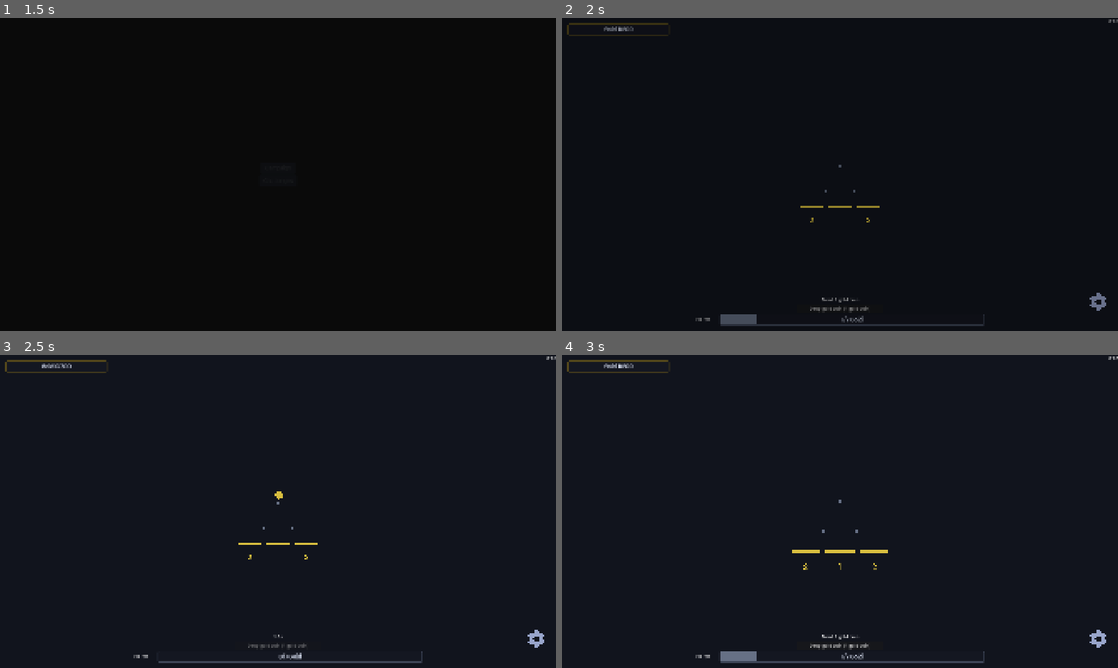
Above: before the commit, frames 1-4 (two rows, left to right).
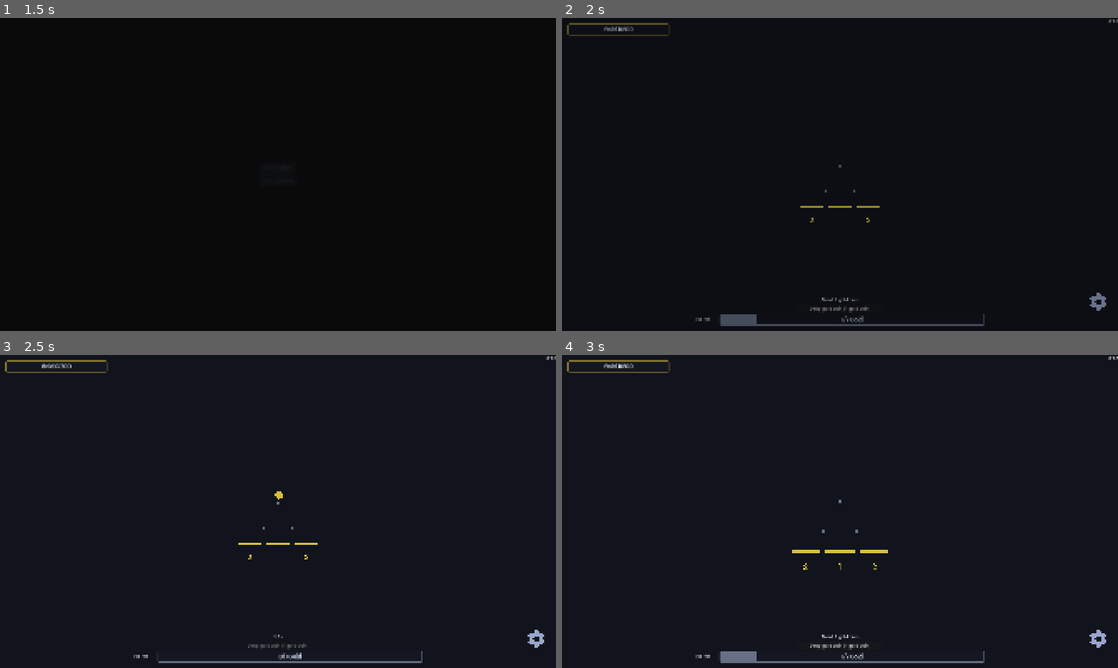
Above: after the commit, the same moments.

Repository: kjbrown-sandbox/pleenko
Game: Godot game, scene res://entities/main_menu/main_menu.tscn
Same seed, same stepped clock (60 frames per second), same inputs: the game is played once before the commit and once after it.
Inputs (mouse positions are in pixels of both pictures, inside the frame that each line leads up to):
- Up to frame 1 (1.5 s): click "Campaign" at 0.5 s; click "Campaign" at 1.25 s
- Up to frame 2 (2 s): no input
- Up to frame 3 (2.5 s): tap Enter at 2 s; move the mouse to (400, 495) at 2.02 s; hold Right (board_right) from 2.03 s (still down); hold Space (drop_coin) from 2.03 s (still down); click (400, 495) at 2.17 s
- Up to frame 4 (3 s): tap R (reset_game) at 2.75 s; move the mouse to (728, 527) at 2.77 s; release Right (board_right) at 2.78 s; release Space (drop_coin) at 2.78 s; hold Left (board_left) from 2.78 s (still down); tap 1 (drop_unrefined) at 2.85 s

Frame 1 is identical in both runs. In frame 2, 0.4% of the frame differs, in the area x 0-76%, y 1-99%; in frame 3, 0.5%; in frame 4, 0.5%.

Commit message:
Better colors for currencies, level bar

Diff:
--- a/entities/level_section/level_section.gd
+++ b/entities/level_section/level_section.gd
@@ -44,8 +44,8 @@
 func _ready() -> void:
 	var t: VisualTheme = ThemeProvider.theme
 	progress_bar.setup(t.button_enabled_color, t.button_disabled_color)
-	progress_bar.set_main_disabled(true)
 	progress_bar.main_button.mouse_filter = Control.MOUSE_FILTER_IGNORE
+	progress_bar.apply_fill_colors(false)
 
 	LevelManager.level_changed.connect(_on_level_changed)
 	CurrencyManager.currency_changed.connect(_on_currency_changed)
--- a/entities/main/coin_values.gd
+++ b/entities/main/coin_values.gd
@@ -72,7 +72,6 @@
 		_update_bar(bar, currency_type, amount, cap)
 
 		# Main bar is not clickable
-		bar.main_button.disabled = true
 		bar.main_button.mouse_filter = Control.MOUSE_FILTER_IGNORE
 
 		bar.cap_pressed.connect(_on_cap_raise_pressed.bind(currency_type))
